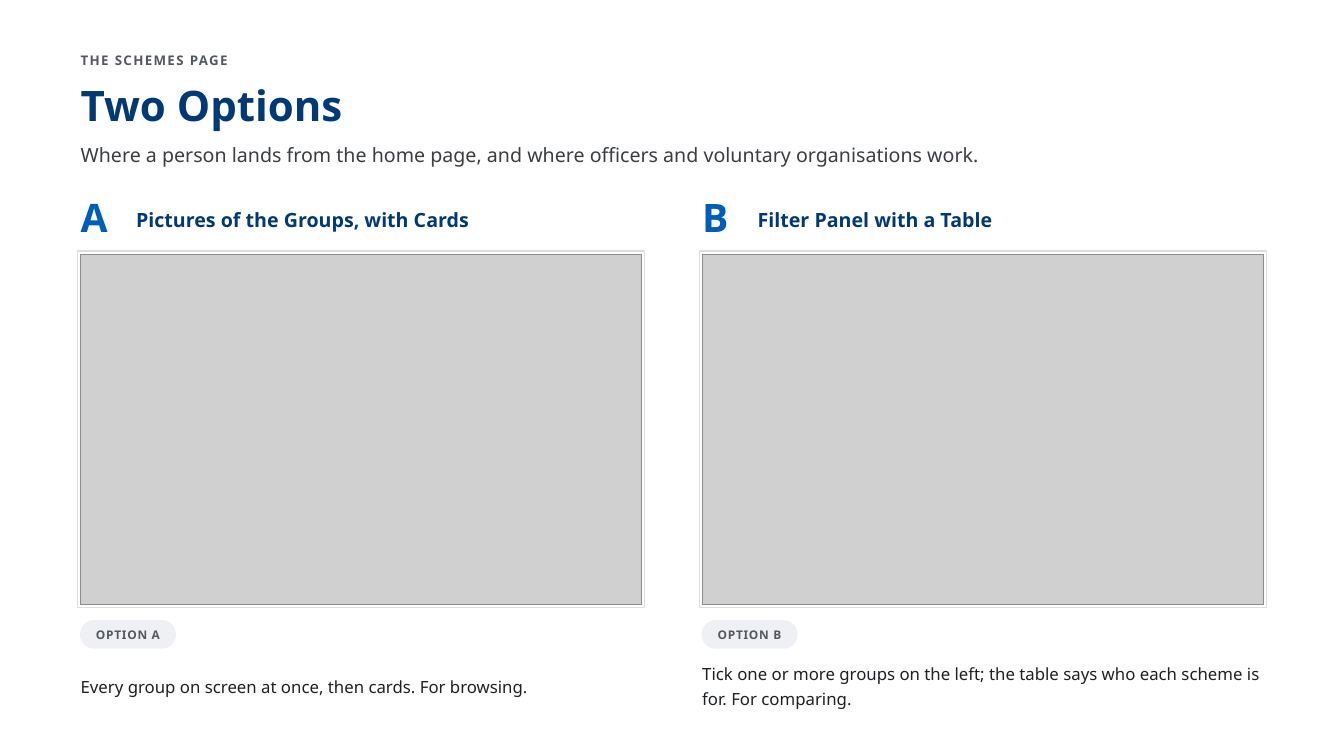
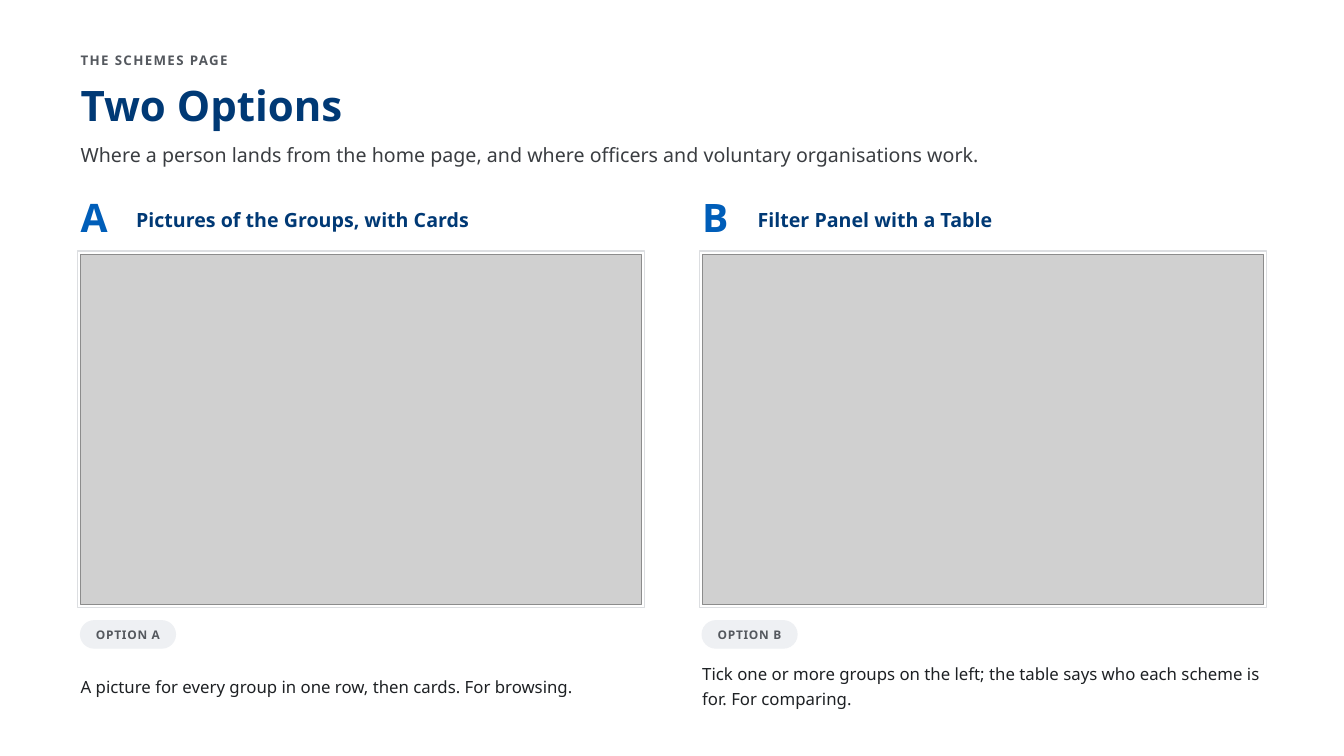
Before and after one commit to AkashShivanand/mosje, a slide deck: slide 7 of docs/plans/MoSJE-Service-Discovery-Options.pptx. Drawn at 1344x756 pixels with LibreOffice and Linux fonts; fonts in the diff are those of the drawing; grey boxes stand for pictures. Boxes give left, top, right and bottom in pixels: in the first picture for what was removed or moved away, otherwise in the second. Text is boxed around its words. In the diff, an @@ line names an element or a change of style, - is before the commit and + after.

Commit message:
fix(service-discovery): slide 7 no longer claims every group is on screen at once

```diff
--- a/docs/plans/MoSJE-Service-Discovery-Options.pptx
+++ b/docs/plans/MoSJE-Service-Discovery-Options.pptx
@@ text at [81, 680, 572, 697]: text changed @@
-Every group on screen at once, then cards. For browsing.
+A picture for every group in one row, then cards. For browsing.
```
Also in this commit, not shown: 2 other files.
